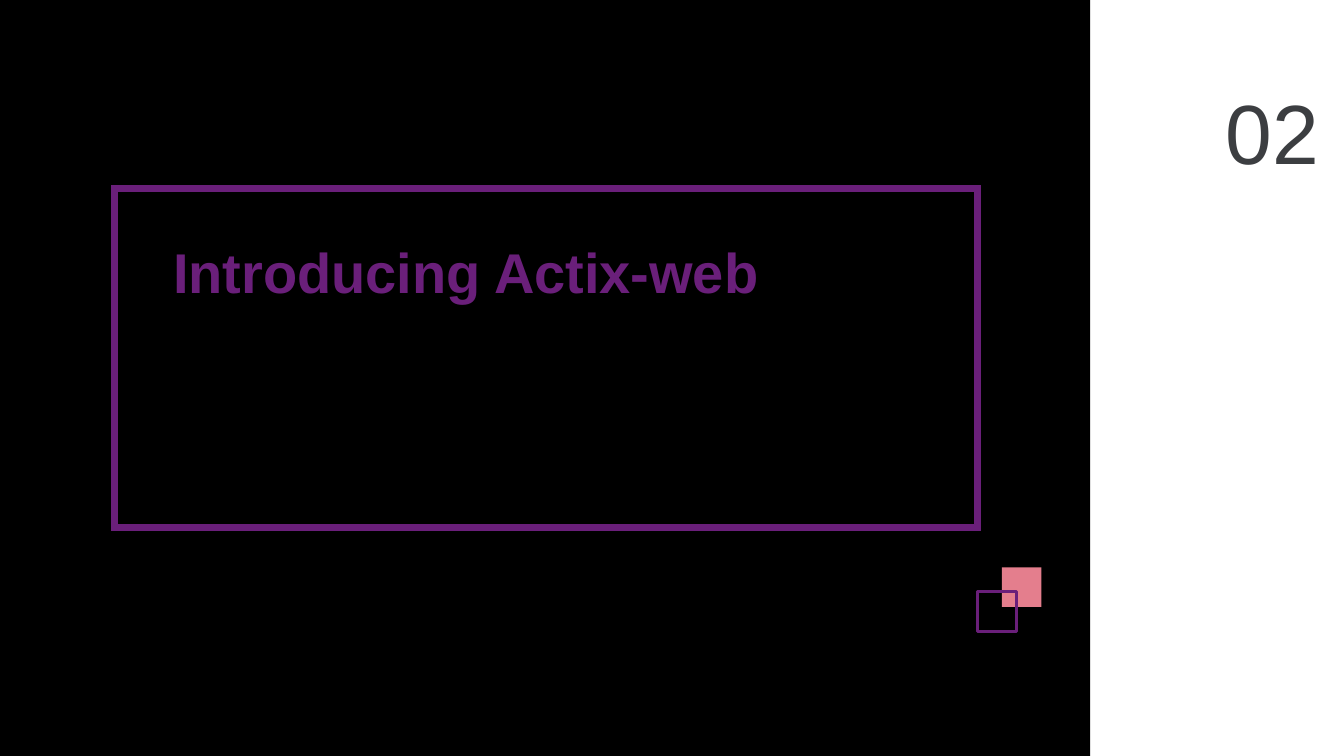
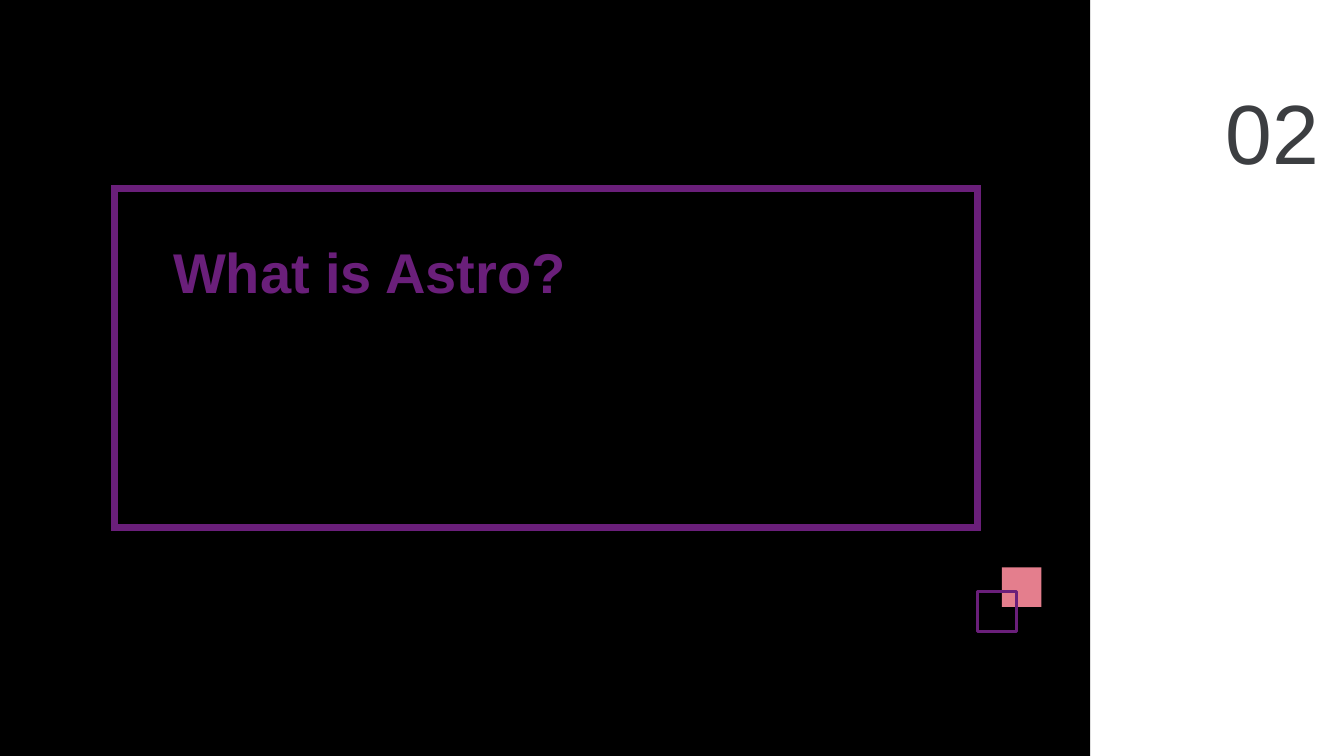
Before and after one commit to nvhai248/astro, a slide deck: slide 7 of docs/NT - Astro.pptx (slide 9 before the commit). Drawn at 1344x756 pixels with LibreOffice and Linux fonts; fonts in the diff are those of the drawing. Boxes give left, top, right and bottom in pixels: in the first picture for what was removed or moved away, otherwise in the second. Text is boxed around its words. In the diff, an @@ line names an element or a change of style, - is before the commit and + after.

```diff
--- a/docs/NT - Astro.pptx
+++ b/docs/NT - Astro.pptx
@@ text at <box>173,252,565,294</box>: text changed @@
-Introducing Actix-web
+What is Astro?
```
Also in this commit, not shown: 15 other slides changed, 9 slides added, 13 slides removed, 2 other files.
